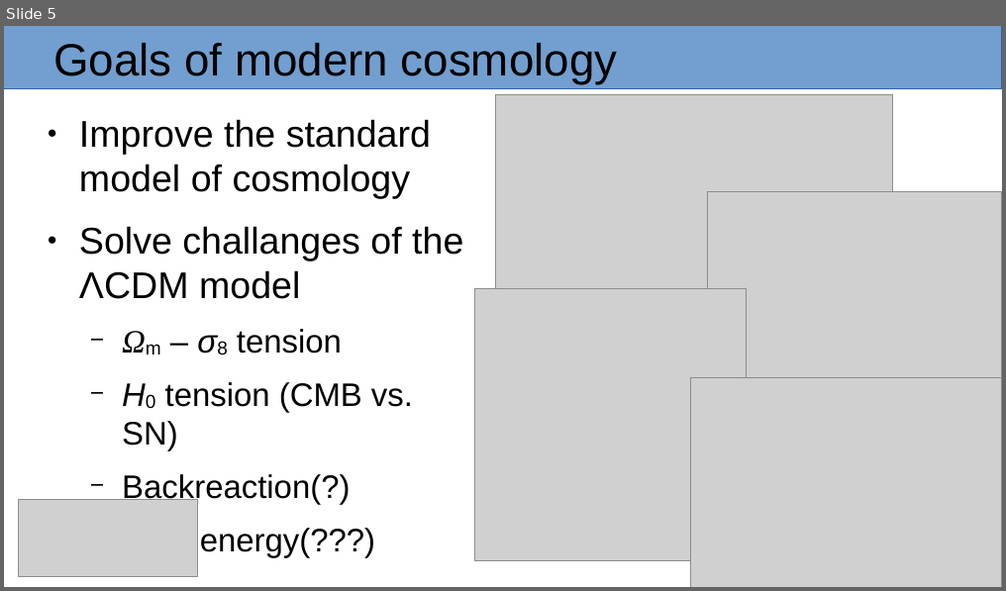
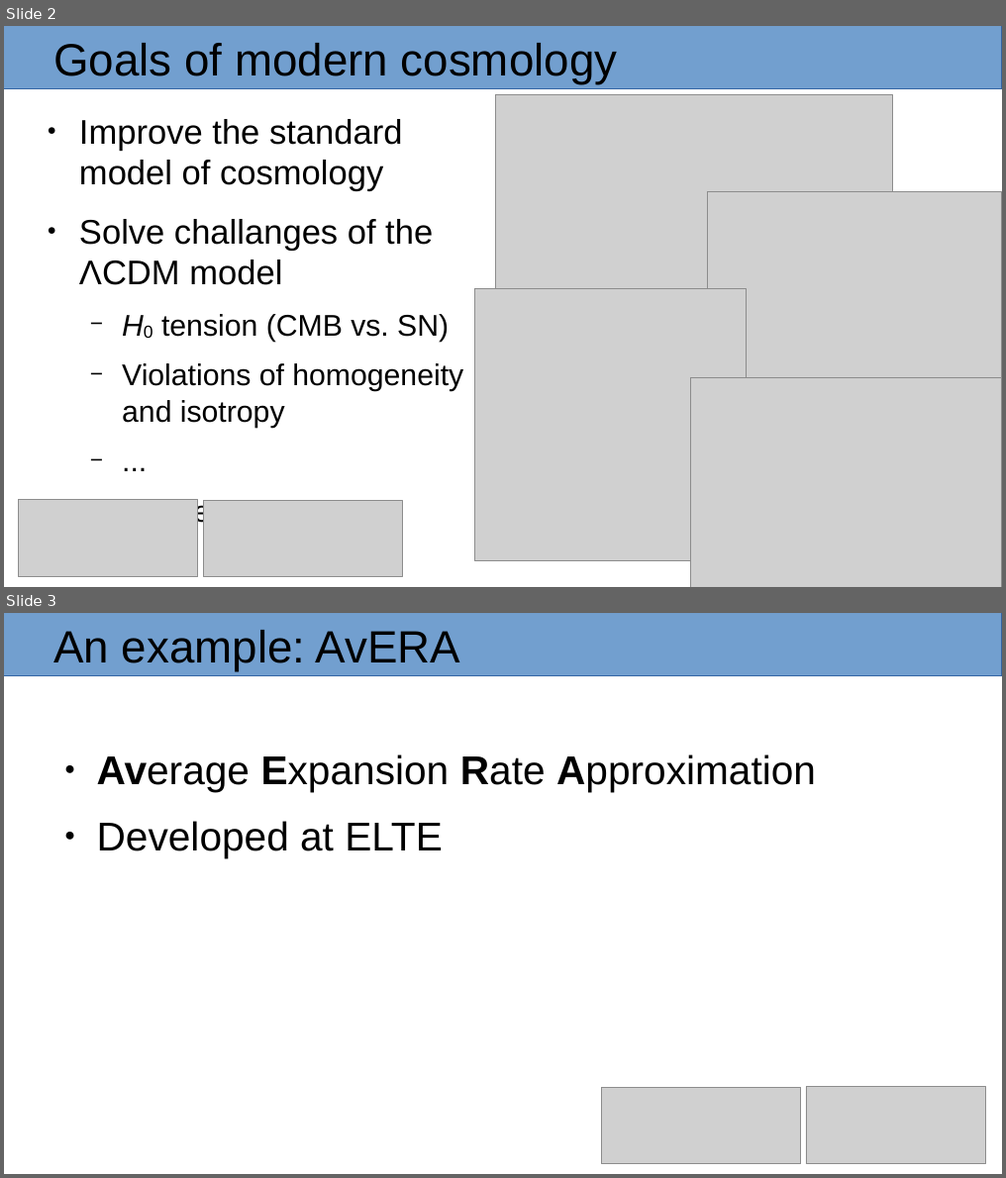
Before and after one commit to masterdesky/presentations, a slide deck: cosmology/cosmo-and-machine-learning/presentation/cosmo-and-ml.odp. Shown one above the other, each under a label of ours: slide 5 before the commit, slides 2 and 3 after it. The pictures are 1006x591 and 1006x1178 pixels, drawn with LibreOffice and Linux fonts; fonts in the diff are those of the drawing; grey boxes stand for pictures. Boxes give left, top, right and bottom in pixels: in the first picture for what was removed or moved away, otherwise in the second. Text is boxed around its words. In the diff, an @@ line names an element or a change of style, - is before the commit and + after.

Commit message:
ml + sims in cosmo pres

```diff
--- a/cosmology/cosmo-and-machine-learning/presentation/cosmo-and-ml.odp
+++ b/cosmology/cosmo-and-machine-learning/presentation/cosmo-and-ml.odp
@@ slide 3 added at (4, 613, 1002, 1174), background #FFFFFF @@
@@ rectangle added at (4, 613, 1002, 676), fill #729FCF, outline #3465A4 0 pt @@
@@ title added at (54, 630, 460, 671), 36 pt, text #000000 @@
+An example: AvERA
@@ text added at (97, 755, 816, 858), 32 pt, text #000000 @@
+● Average Expansion Rate Approximation
+● Developed at ELTE
@@ picture added at (602, 1087, 801, 1164) @@
@@ picture added at (806, 1087, 986, 1164) @@
@@ what was slide 5 is now slide 2 @@
@@ slide 2 changed as well @@
@@ text at (79, 119, 449, 500): size 29.6 to 27.2 pt in "Improve the standard model of cosmology", "Solve challanges of the ΛCDM model"; size 25.9 to 23.8 pt in "H0 tension (CMB vs. SN)", "Dark energy(???)" @@
@@ text at (237, 329, 342, 354): paragraph removed @@
-  − Ωm – σ8 tension
@@ text at (122, 364, 463, 428): text changed; size 25.9 to 23.8 pt @@
-  − Backreaction(?)
+  − Violations of homogeneity and isotropy
+  − ...
@@ picture added at (203, 500, 402, 577) @@
```
Also in this commit, not shown: 3 other slides changed, 7 other slides added, 1 slide removed, 3 other files.
